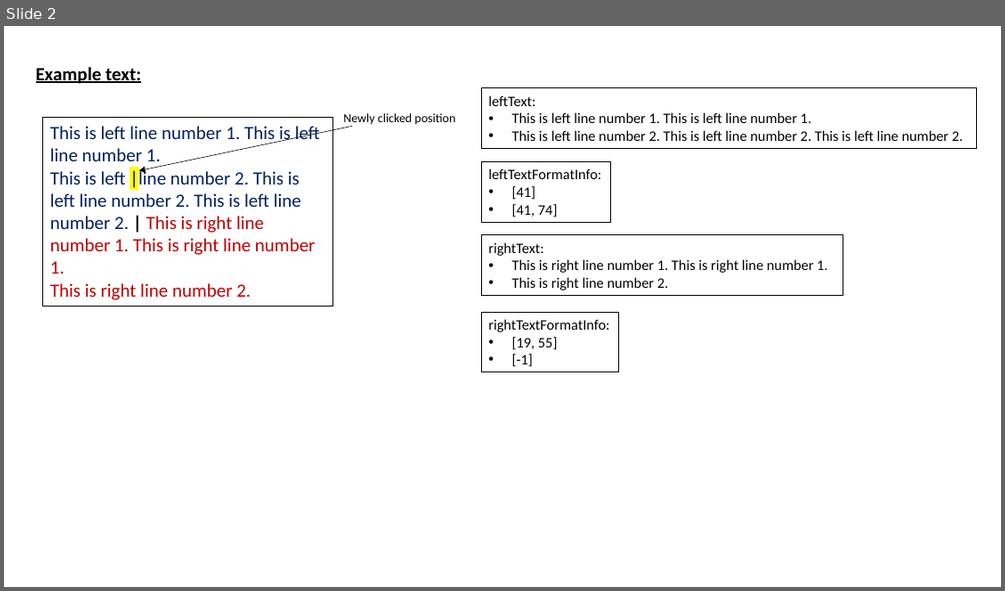
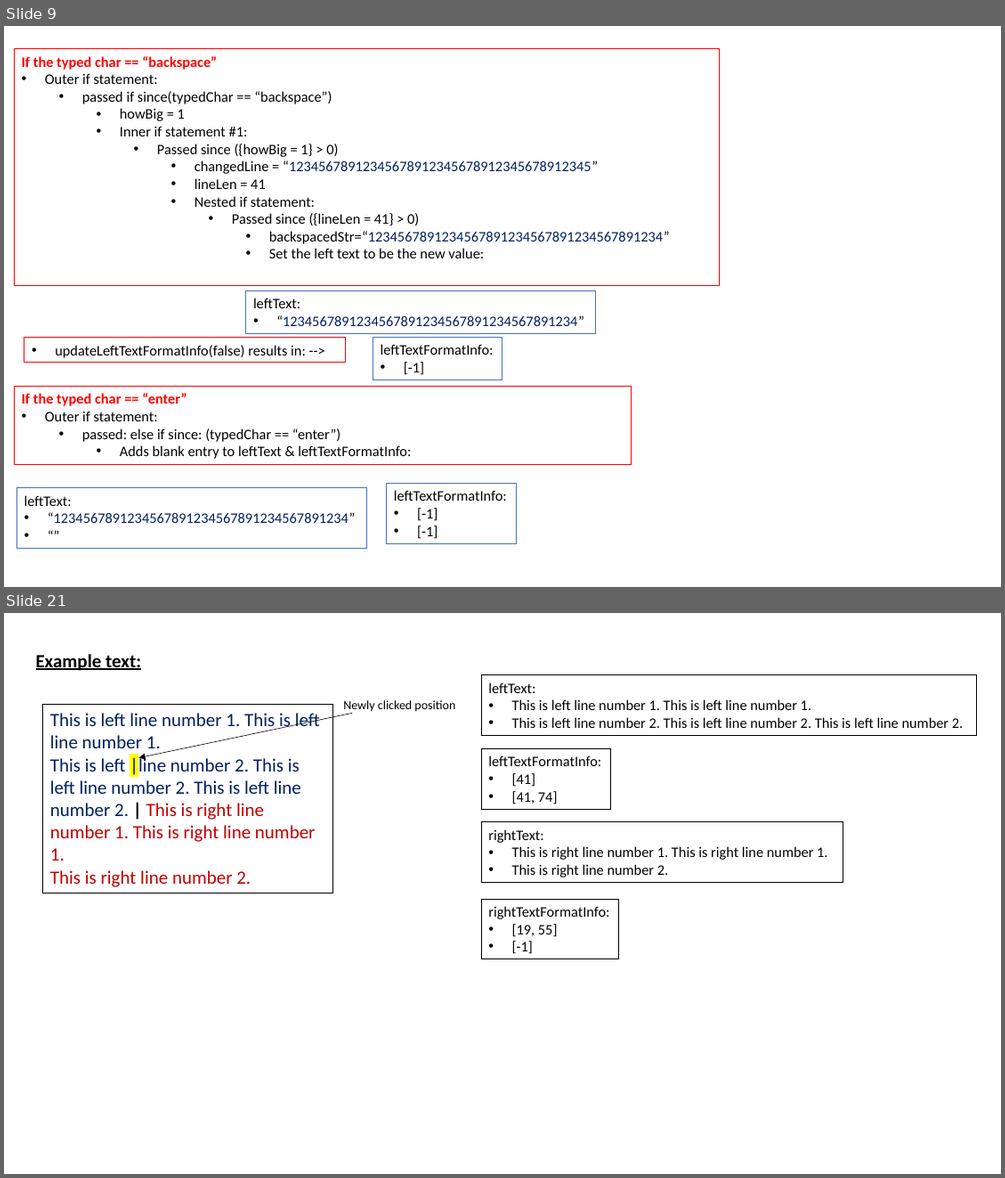
Before and after one commit to L-Holmes/PowerPoint-Quiz-Generator, a slide deck: textbox guide.pptx. Shown one above the other, each under a label of ours: slide 2 before the commit, slides 9 and 21 after it; the slides between them are not shown. The pictures are 1005x591 and 1005x1178 pixels, drawn with LibreOffice and Linux fonts; fonts in the diff are those of the drawing. Boxes give left, top, right and bottom in pixels: in the first picture for what was removed or moved away, otherwise in the second. Text is boxed around its words. In the diff, an @@ line names an element or a change of style, - is before the commit and + after.

Commit message:
finished checking over the findOverHangEntryFromAvgCharWidth function, and checked over all methods relating to text entering

```diff
--- a/textbox guide.pptx
+++ b/textbox guide.pptx
@@ slide 9 added at [4,26,1001,587], background #FFFFFF @@
@@ rectangle added at [15,49,720,286], outline #FF0000 0.75 pt, 14 pt, text #000000 @@
+If the typed char == “backspace”
+• Outer if statement:
+  • passed if since(typedChar == “backspace”)
+    • howBig = 1
+    • Inner if statement #1:
+      • Passed since ({howBig = 1} > 0)
+        • changedLine = “12345678912345678912345678912345678912345”
+        • lineLen = 41
+        • Nested if statement:
+          • Passed since ({lineLen = 41} > 0)
+            • backspacedStr=“1234567891234567891234567891234567891234”
+            • Set the left text to be the new value:
@@ rectangle added at [246,290,596,333], outline #4472C4 0.75 pt, 14 pt, text #002060 @@
+leftText:
+• “1234567891234567891234567891234567891234”
@@ rectangle added at [24,338,345,362], outline #FF0000 0.75 pt, 14 pt, text #000000 @@
+• updateLeftTextFormatInfo(false) results in: -->
@@ rectangle added at [372,338,502,379], outline #4472C4 0.75 pt, 14 pt, text #000000 @@
+leftTextFormatInfo:
+• [-1]
@@ rectangle added at [15,386,631,464], outline #FF0000 0.75 pt, 14 pt, text #000000 @@
+If the typed char == “enter”
+• Outer if statement:
+  • passed: else if since: (typedChar == “enter”)
+    • Adds blank entry to leftText & leftTextFormatInfo:
@@ rectangle added at [16,487,367,548], outline #4472C4 0.75 pt, 14 pt, text #002060 @@
+leftText:
+• “1234567891234567891234567891234567891234”
+• “”
@@ rectangle added at [386,483,516,543], outline #4472C4 0.75 pt, 14 pt, text #000000 @@
+leftTextFormatInfo:
+• [-1]
+• [-1]
@@ what was slide 2 is now slide 21 @@
```
Also in this commit, not shown: 4 slides changed, 19 other slides added, 1 slide removed, 1 other file.
